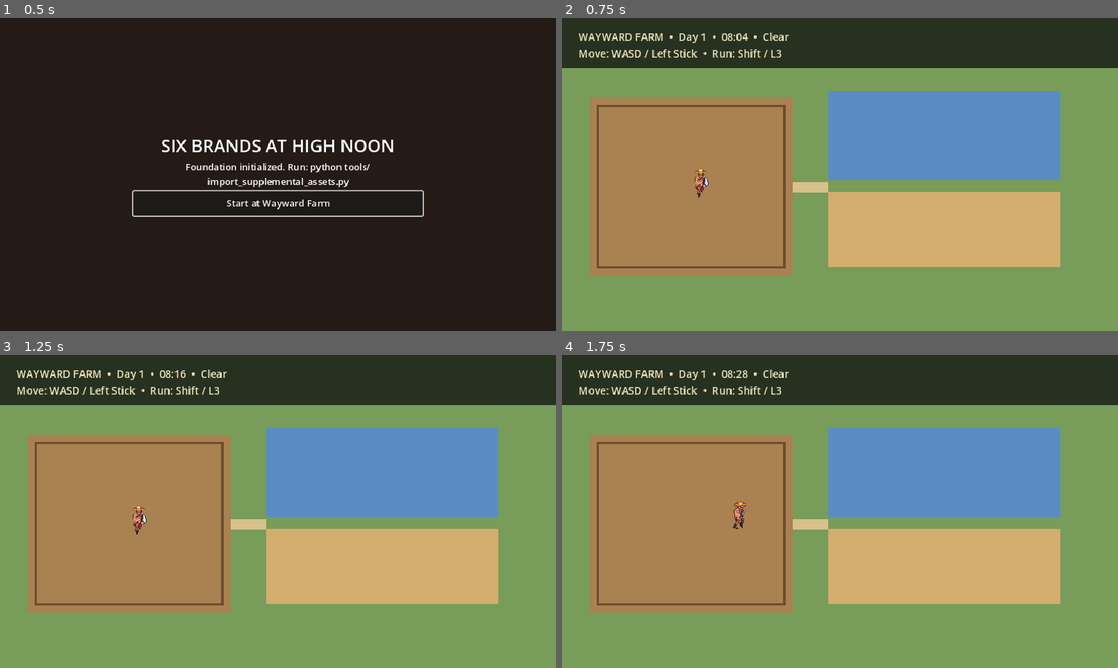
Above: before the commit, frames 1-4 (two rows, left to right).
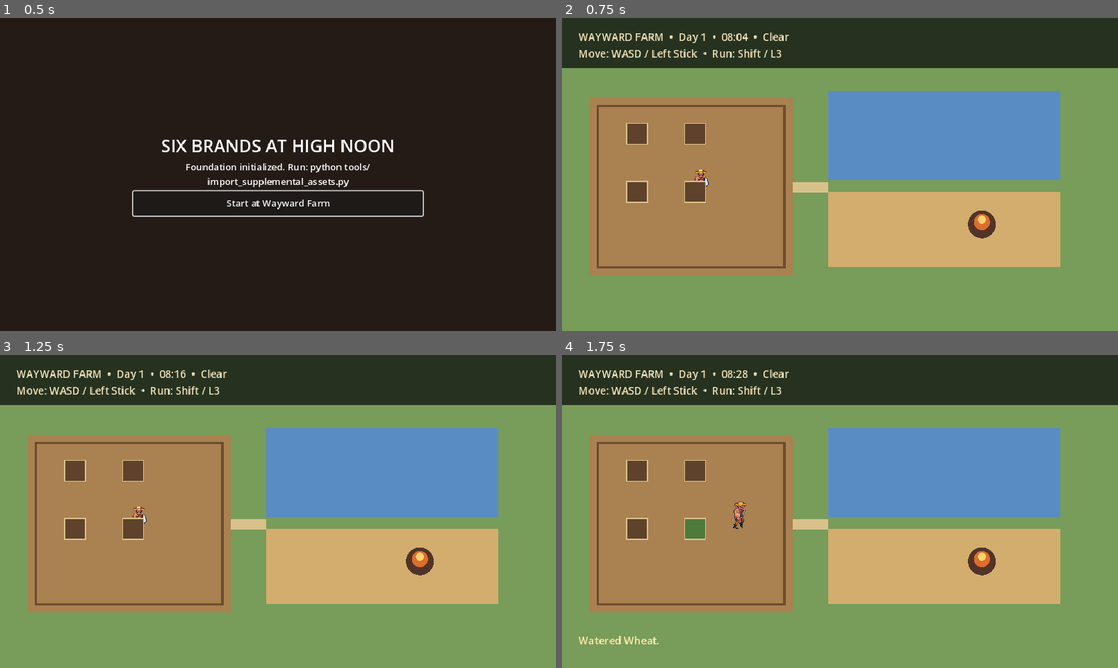
Above: after the commit, the same moments.

Repository: DocDamage/mahjongRPG
Game: Godot game, scene res://src/bootstrap/bootstrap.tscn
Same seed, same stepped clock (60 frames per second), same inputs: the game is played once before the commit and once after it.
Inputs (mouse positions are in pixels of both pictures, inside the frame that each line leads up to):
- Up to frame 1 (0.5 s): no input
- Up to frame 2 (0.75 s): click "Start at Wayward Farm" at 0.5 s
- Up to frame 3 (1.25 s): no input
- Up to frame 4 (1.75 s): tap Enter at 1.25 s; move the mouse to (962, 495) at 1.27 s; hold D (move_right) from 1.28 s (still down); tap E (interact) at 1.35 s; click (962, 495) at 1.42 s; tap Space at 1.52 s

Frame 1 is identical in both runs. In frame 2, 1.4% of the frame differs, in the area x 11-78%, y 33-71%; in frame 3, 1.4%; in frame 4, 1.6%, in the area x 3-78%, y 33-93%.

Commit message:
Connect farm crop loop to Wayward Farm

Diff:
--- a/src/core/game_session.gd
+++ b/src/core/game_session.gd
@@ -1,4 +1,8 @@
 extends Node
+
+const CropDefinition = preload("res://src/crops/crop_definition.gd")
+const FarmGrid = preload("res://src/farm/farm_grid.gd")
+const FarmService = preload("res://src/farm/farm_service.gd")
 
 signal session_started(seed: int)
 signal time_advanced(day: int, minute_of_day: int)
@@ -14,6 +18,7 @@
 var day: int = 1
 var minute_of_day: int = 8 * 60
 var weather_id: StringName = &"clear"
+var farm
 var _pause_reasons: Dictionary = {}
 var _time_accumulator := 0.0
 
@@ -28,11 +33,17 @@
 		advance_minutes(whole_minutes)
 
 
+func _ready() -> void:
+	_ensure_farm()
+
+
 func start_new_game(new_seed: int) -> void:
 	seed = new_seed
 	day = 1
 	minute_of_day = 8 * 60
 	weather_id = &"clear"
+	farm = null
+	_ensure_farm()
 	_pause_reasons.clear()
 	_time_accumulator = 0.0
 	session_started.emit(seed)
@@ -97,6 +108,7 @@
 		"day": day,
 		"minute_of_day": minute_of_day,
 		"weather_id": str(weather_id),
+		"farm": _ensure_farm().snapshot(),
 	}
 
 
@@ -111,6 +123,9 @@
 	day = next_day
 	minute_of_day = next_minute
 	weather_id = StringName(snapshot_data.get("weather_id", "clear"))
+	var farm_data_value = snapshot_data.get("farm", {})
+	if not farm_data_value is Dictionary or _ensure_farm().restore(farm_data_value) != OK:
+		return ERR_INVALID_DATA
 	_pause_reasons.clear()
 	_time_accumulator = 0.0
 	time_advanced.emit(day, minute_of_day)
@@ -123,3 +138,24 @@
 	for byte in String(stream_name).to_utf8_buffer():
 		value = int((value * 31) + byte)
 	return value
+
+
+func _ensure_farm():
+	if farm != null:
+		return farm
+	var grid = FarmGrid.new(Rect2i(0, 0, 8, 4))
+	farm = FarmService.new(grid)
+	var file := FileAccess.open("res://data/crops/vertical_slice_crops.json", FileAccess.READ)
+	if file == null:
+		push_error("Missing vertical-slice crop data")
+		return farm
+	var parsed: Variant = JSON.parse_string(file.get_as_text())
+	if not parsed is Dictionary:
+		push_error("Invalid vertical-slice crop data")
+		return farm
+	var crops_value = parsed.get("crops", [])
+	if crops_value is Array:
+		for crop_data_value in crops_value:
+			if crop_data_value is Dictionary:
+				farm.register_definition(CropDefinition.new(crop_data_value))
+	return farm
--- /dev/null
+++ b/src/farm/farm_plot.gd
@@ -0,0 +1,50 @@
+extends "res://src/interaction/world_interactable.gd"
+
+signal feedback(message: String)
+
+@export var grid_cell := Vector2i.ZERO
+@export var starter_crop: StringName = &"beans"
+
+
+func _ready() -> void:
+	interacted.connect(_on_interacted)
+	GameSession.time_advanced.connect(_on_time_advanced)
+	queue_redraw()
+
+
+func _draw() -> void:
+	var color := Color("5f422b")
+	var crop = GameSession.farm.crop_at(grid_cell)
+	if crop != null:
+		match crop.state:
+			crop.State.WATERED, crop.State.GROWING:
+				color = Color("4e7b3c")
+			crop.State.READY:
+				color = Color("d4b04d")
+			crop.State.WILTED:
+				color = Color("82653d")
+			crop.State.DEAD:
+				color = Color("3c3028")
+	draw_rect(Rect2(-18, -18, 36, 36), color)
+	draw_rect(Rect2(-18, -18, 36, 36), Color("d9c18a"), false, 2.0)
+
+
+func _on_interacted(_actor: Node2D) -> void:
+	var crop = GameSession.farm.crop_at(grid_cell)
+	if crop == null:
+		GameSession.farm.plant(grid_cell, starter_crop, GameSession.day)
+		feedback.emit("Planted %s. Water it before resting." % starter_crop.capitalize())
+	elif crop.state == crop.State.READY:
+		var harvest: Dictionary = GameSession.farm.harvest(grid_cell)
+		feedback.emit("Harvested %s." % harvest.get("crop_id", starter_crop))
+	elif crop.state in [crop.State.DEAD, crop.State.HARVESTED]:
+		feedback.emit("This plot needs a fresh seed.")
+	else:
+		GameSession.farm.water(grid_cell, GameSession.day)
+		feedback.emit("Watered %s." % starter_crop.capitalize())
+	queue_redraw()
+
+
+func _on_time_advanced(_day: int, _minute: int) -> void:
+	GameSession.farm.advance_to_day(GameSession.day)
+	queue_redraw()
--- a/src/farm/farm_service.gd
+++ b/src/farm/farm_service.gd
@@ -56,3 +56,41 @@
 
 func crop_at(cell: Vector2i):
 	return _crops.get(cell)
+
+
+func snapshot() -> Dictionary:
+	var crops: Array = []
+	for cell_value in _crops.keys():
+		var cell: Vector2i = cell_value
+		crops.append({"cell": [cell.x, cell.y], "crop": _crops[cell].snapshot()})
+	return {"crops": crops}
+
+
+func restore(snapshot_data: Dictionary) -> Error:
+	var entries_value = snapshot_data.get("crops", [])
+	if not entries_value is Array:
+		return ERR_INVALID_DATA
+	grid.clear(_crops.keys())
+	_crops.clear()
+	for entry_value in entries_value:
+		if not entry_value is Dictionary:
+			return ERR_INVALID_DATA
+		var entry: Dictionary = entry_value
+		var coordinates_value = entry.get("cell", [])
+		var crop_data_value = entry.get("crop", {})
+		if not coordinates_value is Array or coordinates_value.size() != 2 or not crop_data_value is Dictionary:
+			return ERR_INVALID_DATA
+		var crop_data: Dictionary = crop_data_value
+		var crop_id := StringName(crop_data.get("crop_id", ""))
+		if not _definitions.has(crop_id):
+			return ERR_DOES_NOT_EXIST
+		var cell := Vector2i(int(coordinates_value[0]), int(coordinates_value[1]))
+		if grid.place(crop_id, [cell]) != OK:
+			return ERR_INVALID_DATA
+		var crop = CropInstance.new(_definitions[crop_id], int(crop_data.get("last_processed_day", 0)))
+		crop.state = int(crop_data.get("state", CropInstance.State.PLANTED))
+		crop.age_days = int(crop_data.get("age_days", 0))
+		crop.days_without_water = int(crop_data.get("days_without_water", 0))
+		crop.last_watered_day = int(crop_data.get("last_watered_day", -1))
+		_crops[cell] = crop
+	return OK
--- /dev/null
+++ b/src/world/bonfire.gd
@@ -0,0 +1,21 @@
+extends "res://src/interaction/world_interactable.gd"
+
+signal feedback(message: String)
+
+
+func _ready() -> void:
+	interacted.connect(_on_interacted)
+	queue_redraw()
+
+
+func _draw() -> void:
+	draw_circle(Vector2.ZERO, 24.0, Color("513427"))
+	draw_circle(Vector2(0, -4), 14.0, Color("dd6d2d"))
+	draw_circle(Vector2(0, -8), 7.0, Color("ffd26d"))
+
+
+func _on_interacted(_actor: Node2D) -> void:
+	var target_minute := 8 * 60
+	var advance := (24 * 60 - GameSession.minute_of_day) + target_minute
+	GameSession.advance_minutes(advance)
+	feedback.emit("Rested until morning. Crops progressed overnight.")
--- a/src/world/wayward_farm.gd
+++ b/src/world/wayward_farm.gd
@@ -1,12 +1,16 @@
 extends Node2D
 
 @onready var status_label: Label = $HUD/Status
+@onready var message_label: Label = $HUD/Message
 
 
 func _ready() -> void:
 	queue_redraw()
 	GameSession.time_advanced.connect(_update_status)
 	GameSession.weather_changed.connect(_update_status)
+	for plot in get_tree().get_nodes_in_group(&"farm_plot"):
+		plot.feedback.connect(_show_message)
+	$Bonfire.feedback.connect(_show_message)
 	_update_status(GameSession.day, GameSession.minute_of_day)
 
 
@@ -24,3 +28,7 @@
 	var hour := GameSession.minute_of_day / 60
 	var minute := GameSession.minute_of_day % 60
 	status_label.text = "WAYWARD FARM  •  Day %d  •  %02d:%02d  •  %s\nMove: WASD / Left Stick  •  Run: Shift / L3" % [GameSession.day, hour, minute, GameSession.weather_id.capitalize()]
+
+
+func _show_message(message: String) -> void:
+	message_label.text = message
--- a/src/world/wayward_farm.tscn
+++ b/src/world/wayward_farm.tscn
@@ -1,7 +1,15 @@
-[gd_scene load_steps=3 format=3]
+[gd_scene load_steps=7 format=3]
 
 [ext_resource type="Script" path="res://src/world/wayward_farm.gd" id="1_world"]
 [ext_resource type="PackedScene" path="res://src/player/player.tscn" id="2_player"]
+[ext_resource type="Script" path="res://src/farm/farm_plot.gd" id="3_plot"]
+[ext_resource type="Script" path="res://src/world/bonfire.gd" id="4_fire"]
+
+[sub_resource type="CircleShape2D" id="CircleShape2D_plot"]
+radius = 26.0
+
+[sub_resource type="CircleShape2D" id="CircleShape2D_fire"]
+radius = 34.0
 
 [node name="WaywardFarm" type="Node2D"]
 script = ExtResource("1_world")
@@ -9,6 +17,59 @@
 [node name="Doc" parent="." instance=ExtResource("2_player")]
 position = Vector2(240, 300)
 movement_bounds = Rect2(60, 150, 840, 270)
+
+[node name="FarmPlotA" type="Area2D" parent="." groups=["farm_plot"]]
+position = Vector2(130, 200)
+collision_layer = 2
+collision_mask = 0
+script = ExtResource("3_plot")
+grid_cell = Vector2i(0, 0)
+
+[node name="CollisionShape2D" type="CollisionShape2D" parent="FarmPlotA"]
+shape = SubResource("CircleShape2D_plot")
+
+[node name="FarmPlotB" type="Area2D" parent="." groups=["farm_plot"]]
+position = Vector2(230, 200)
+collision_layer = 2
+collision_mask = 0
+script = ExtResource("3_plot")
+grid_cell = Vector2i(1, 0)
+starter_crop = &"corn"
+
+[node name="CollisionShape2D" type="CollisionShape2D" parent="FarmPlotB"]
+shape = SubResource("CircleShape2D_plot")
+
+[node name="FarmPlotC" type="Area2D" parent="." groups=["farm_plot"]]
+position = Vector2(130, 300)
+collision_layer = 2
+collision_mask = 0
+script = ExtResource("3_plot")
+grid_cell = Vector2i(0, 1)
+starter_crop = &"tomato"
+
+[node name="CollisionShape2D" type="CollisionShape2D" parent="FarmPlotC"]
+shape = SubResource("CircleShape2D_plot")
+
+[node name="FarmPlotD" type="Area2D" parent="." groups=["farm_plot"]]
+position = Vector2(230, 300)
+collision_layer = 2
+collision_mask = 0
+script = ExtResource("3_plot")
+grid_cell = Vector2i(1, 1)
+starter_crop = &"wheat"
+
+[node name="CollisionShape2D" type="CollisionShape2D" parent="FarmPlotD"]
+shape = SubResource("CircleShape2D_plot")
+
+[node name="Bonfire" type="Area2D" parent="."]
+position = Vector2(725, 356)
+collision_layer = 2
+collision_mask = 0
+script = ExtResource("4_fire")
+prompt_text = "Rest until morning"
+
+[node name="CollisionShape2D" type="CollisionShape2D" parent="Bonfire"]
+shape = SubResource("CircleShape2D_fire")
 
 [node name="HUD" type="CanvasLayer" parent="."]
 
@@ -19,3 +80,11 @@
 offset_bottom = 70.0
 theme_override_colors/font_color = Color(0.95, 0.89, 0.74, 1)
 theme_override_font_sizes/font_size = 18
+
+[node name="Message" type="Label" parent="HUD"]
+offset_left = 28.0
+offset_top = 480.0
+offset_right = 900.0
+offset_bottom = 520.0
+theme_override_colors/font_color = Color(1, 0.92, 0.67, 1)
+theme_override_font_sizes/font_size = 18
